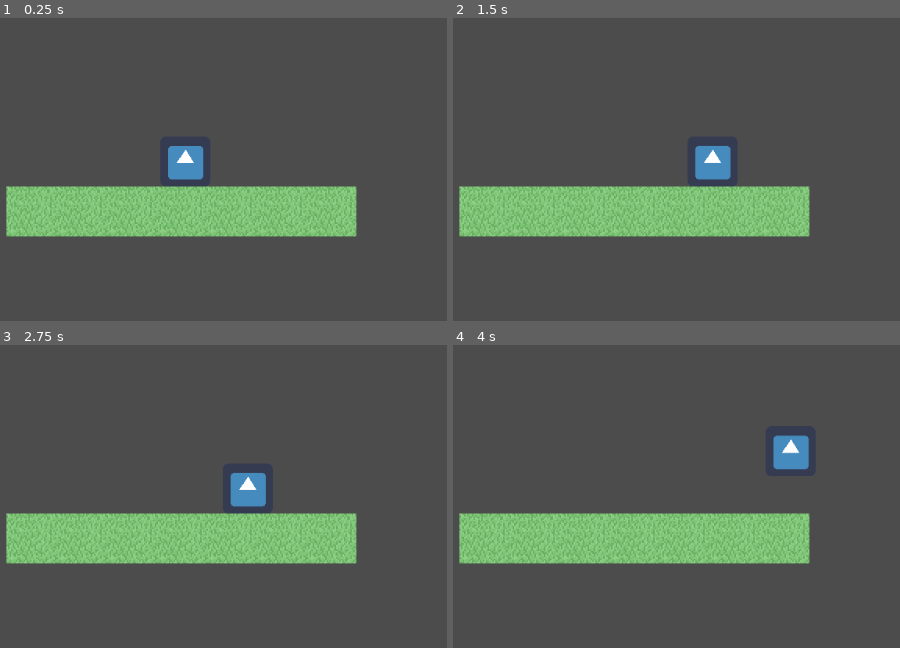
Above: before the commit, frames 1-4 (two rows, left to right).
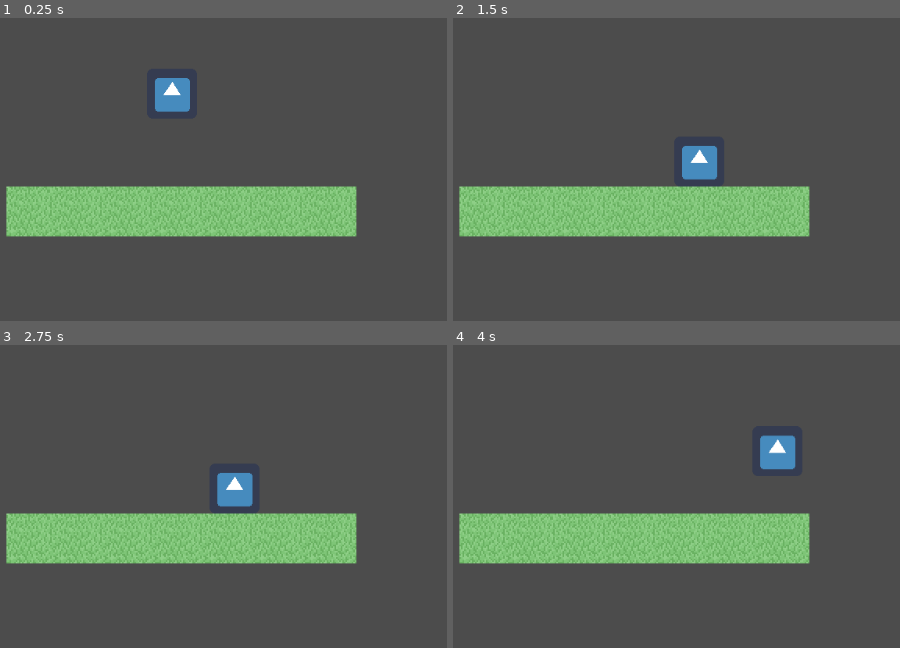
Above: after the commit, the same moments.

Repository: Axebunnii/rhythm-platformer
Game: Godot game, scene res://Scenes/Game.tscn
Two runs of this game, one before a commit and one after it. Both use one fixed random seed, a clock stepped at 60 frames per second and the inputs below. The project has no main scene, so this scene is started directly. The engine's default icon, where the game draws it, is replaced by a stand-in: a white triangle on a blue panel in a dark square.
Inputs:
- Up to frame 1 (0.25 s): no input
- Up to frame 2 (1.5 s): tap Enter at 0.5 s; hold D (Right) from 0.53 s (still down); tap Space (Jump) at 0.77 s
- Up to frame 3 (2.75 s): tap Space (Jump) at 1.52 s; release D (Right) at 2.03 s; hold A (Left) from 2.03 s (still down)
- Up to frame 4 (4 s): release A (Left) at 2.78 s; hold D (Right) from 2.78 s (still down); tap Space (Jump) at 3.02, 3.77 s

The runs differ from the first frame. In frame 1, 1.8% of the frame differs, in the area x 34-46%, y 19-54%; in frame 2, 0.8%; in frame 3, 0.9%; in frame 4, 0.9%.

Commit message:
made a timer

Diff:
--- a/Code/Node2D.gd
+++ b/Code/Node2D.gd
@@ -20,6 +20,8 @@
 
 
 func _ready():
+	var t = get_node("../../Timer")
+	t.StartTimer()
 	nodes  = [cs1, cs2, cs3, cs4]
 	for i in nodes:
 		i.visible = false
@@ -31,7 +33,7 @@
 			i.set_texture(sprites[n])
 			SetVisibility(i, true)
 			if (i == nodes[-1]):
-				yield(get_tree().create_timer(5.0), "timeout")
+				yield(get_tree().create_timer(3.0), "timeout")
 				for x in nodes:
 					SetVisibility(x, false)
 			break
--- a/Code/Player.gd
+++ b/Code/Player.gd
@@ -9,14 +9,14 @@
 onready var s = get_node("Node2D")
 
 func _physics_process(delta):
-	Movement()
+	Movement(delta)
 
 
 func _process(delta):
 	pass
 
 
-func Movement():
+func Movement(delta):
 	movedir.x = int(Input.is_action_pressed("Right")) - int(Input.is_action_pressed("Left"))
 	# adds the gravity value to the y value every frame
 	movedir.y = movedir.y + GRAVITY
--- a/Scenes/Game.tscn
+++ b/Scenes/Game.tscn
@@ -1,9 +1,10 @@
-[gd_scene load_steps=9 format=2]
+[gd_scene load_steps=10 format=2]
 
 [ext_resource path="res://icon.png" type="Texture" id=1]
 [ext_resource path="res://Art/tilemap.png" type="Texture" id=2]
 [ext_resource path="res://Code/Node2D.gd" type="Script" id=3]
 [ext_resource path="res://Code/Player.gd" type="Script" id=4]
+[ext_resource path="res://Scenes/Timer.gd" type="Script" id=5]
 
 [sub_resource type="ConvexPolygonShape2D" id=2]
 points = PoolVector2Array( 0, 0, 64, 0, 64, 64, 0, 64 )
@@ -125,7 +126,7 @@
 tile_data = PoolIntArray( 196608, 0, 0, 196609, 0, 0, 196610, 0, 0, 196611, 0, 0, 196612, 0, 0, 196613, 0, 0, 196614, 0, 0 )
 
 [node name="Player" type="KinematicBody2D" parent="."]
-position = Vector2( 229, 149 )
+position = Vector2( 212, 13 )
 script = ExtResource( 4 )
 
 [node name="Sprite" type="Sprite" parent="Player"]
@@ -161,3 +162,6 @@
 position = Vector2( -30, -26 )
 scale = Vector2( 0.3, 0.3 )
 texture = ExtResource( 1 )
+
+[node name="Timer" type="Node" parent="."]
+script = ExtResource( 5 )
--- /dev/null
+++ b/Scenes/Timer.gd
@@ -0,0 +1,34 @@
+extends Node
+
+
+var time = 0
+var timePeriod = 3
+var timerOn = false
+
+
+func _physics_process(delta):
+	if (timerOn):
+		PlayTimer(delta)
+
+
+func PlayTimer(delta):
+	time += delta
+	print(time)
+
+
+func StartTimer():
+	ResetTimer()
+	timerOn = true
+
+
+func StopTimer():
+	ResetTimer()
+	timerOn = false
+
+
+func ResetTimer():
+	time = 0
+
+
+func TimerStatus(ticking):
+	timerOn = ticking
